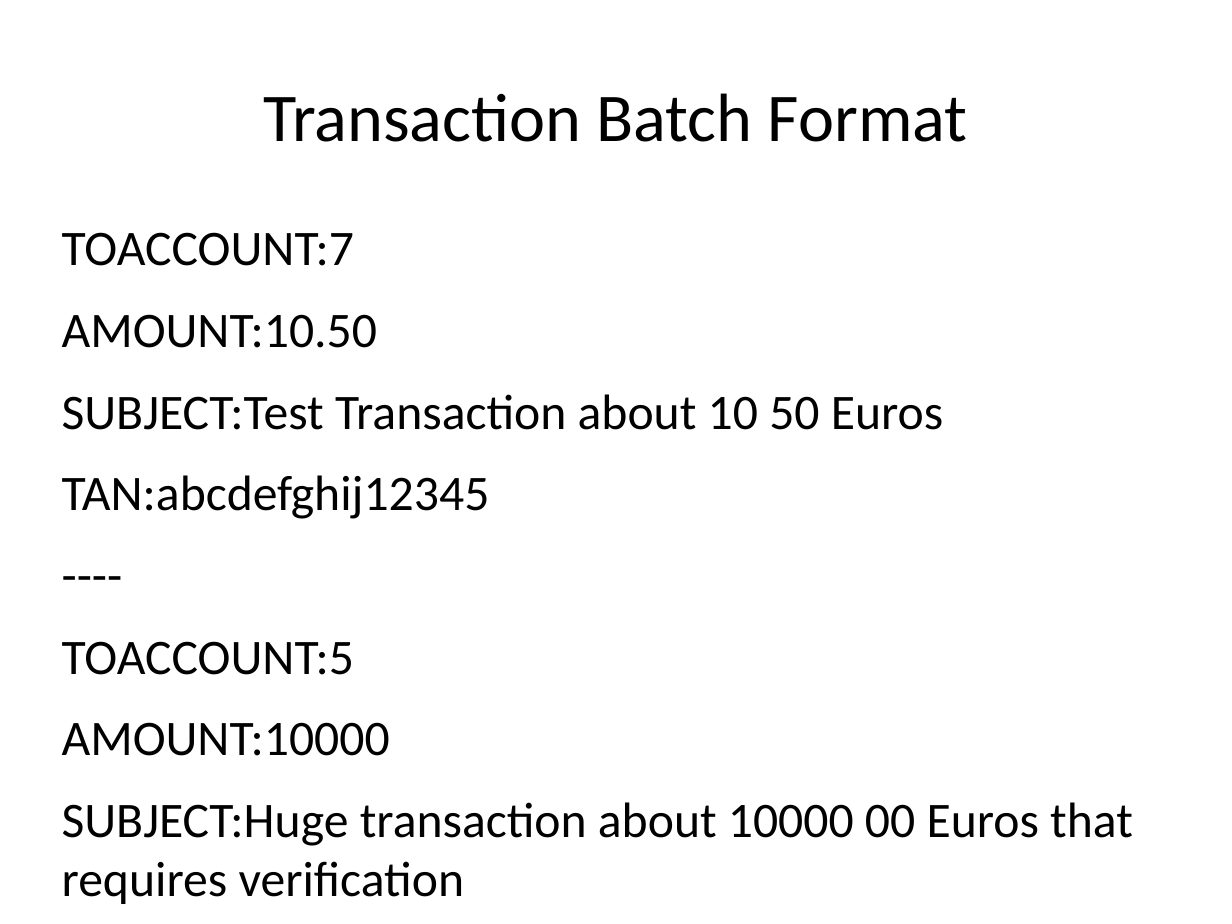
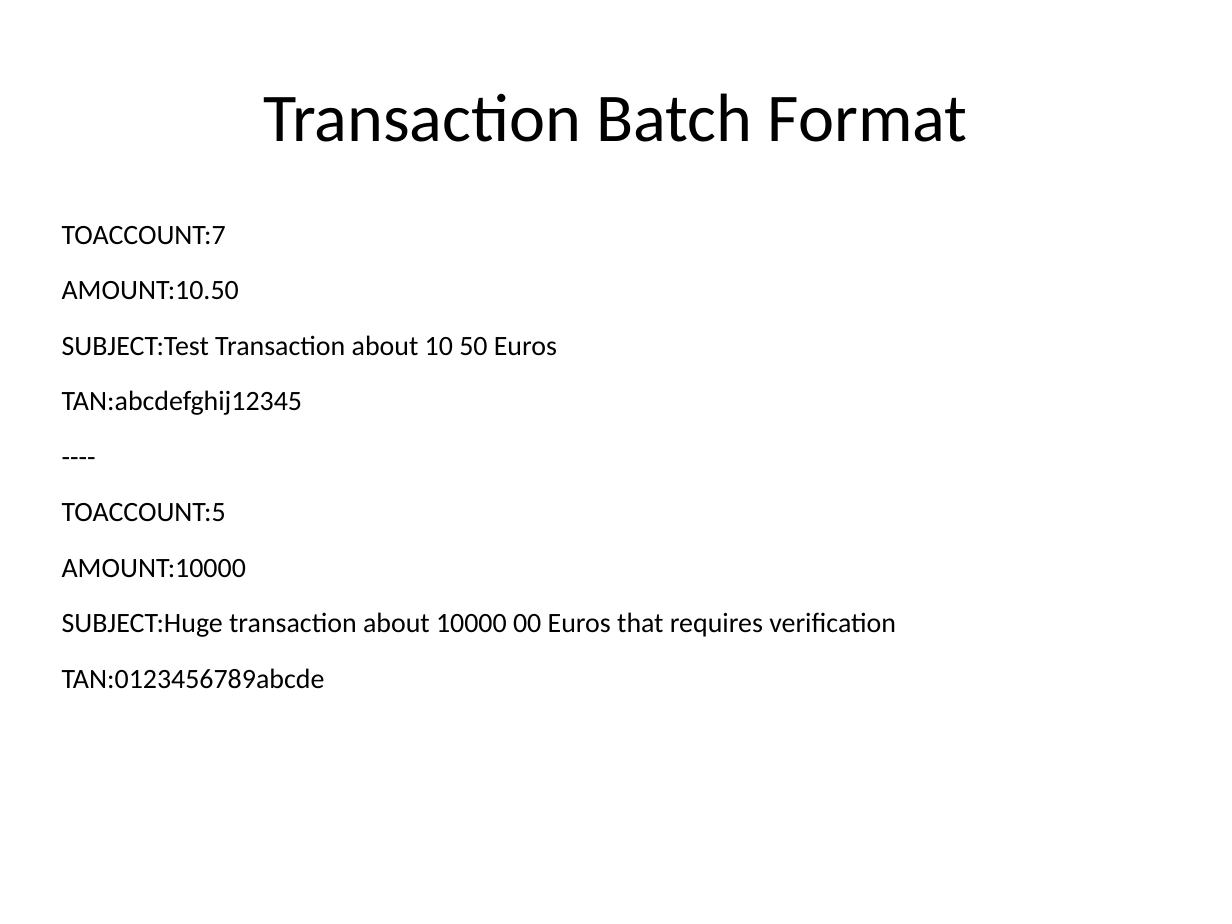
Before and after one commit to snawalgaria/SecureCoding, a slide deck: slide 14 of presentation/presentation.odp. Drawn at 1232x924 pixels with LibreOffice and Linux fonts; fonts in the diff are those of the drawing. Boxes give left, top, right and bottom in pixels: in the first picture for what was removed or moved away, otherwise in the second. Text is boxed around its words. In the diff, an @@ line names an element or a change of style, - is before the commit and + after.

```diff
--- a/presentation/presentation.odp
+++ b/presentation/presentation.odp
@@ text "TOACCOUNT:7" at box(62, 226, 896, 689): size 32 to 18 pt @@
```
Also in this commit, not shown: 4 other slides changed, 1 slide added.
